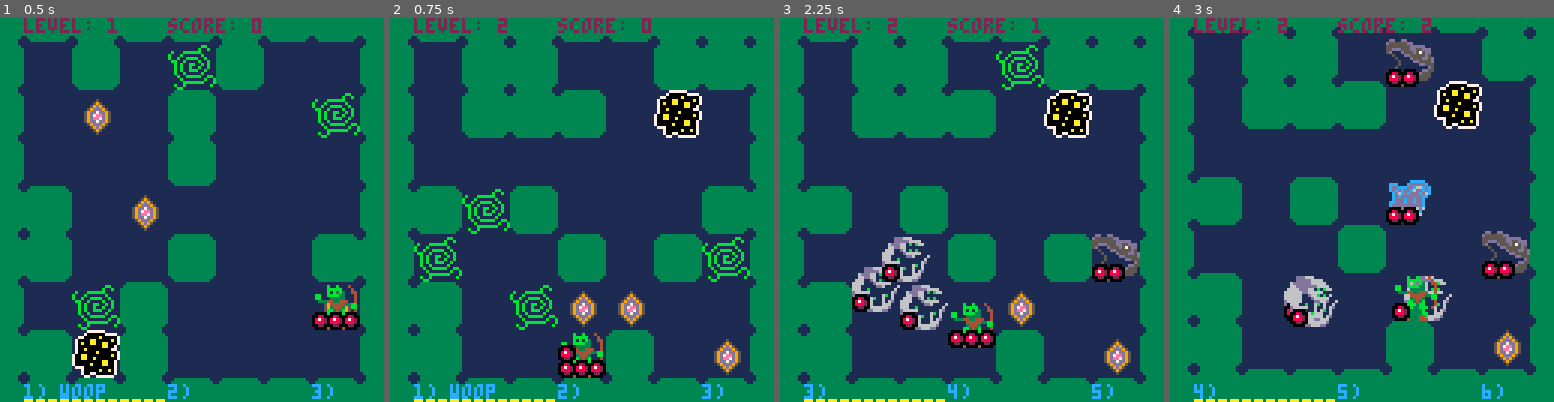
Above: before the commit, frames 1-4 (left to right).
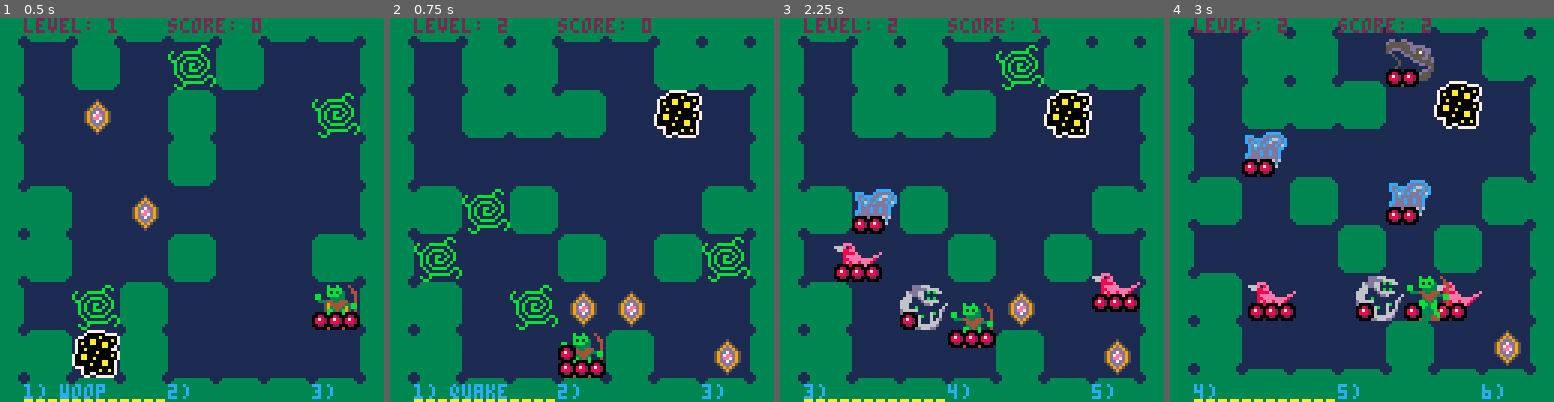
Above: after the commit, the same moments.

Repository: Ryan1729/broughlike-tutorial-ports
Game: PICO-8 cartridge pico8/broughlike-tutorial.p8
Two runs of this game, one before a commit and one after it. Both use one fixed random seed, a clock stepped at 60 frames per second and the inputs below.
Inputs:
- Up to frame 1 (0.5 s): tap X (X key) at 0.33 s
- Up to frame 2 (0.75 s): tap O (Z key) at 0.7 s
- Up to frame 3 (2.25 s): tap X (X key) at 1.07, 1.85 s; hold Right 1.6-2.1 s; tap O (Z key) at 1.7, 2.1 s; hold Up from 2.15 s (still down)
- Up to frame 4 (3 s): release Up at 2.42 s; hold Right from 2.47 s (still down); tap O (Z key) at 2.5, 2.9 s; tap X (X key) at 2.97 s

Frame 1 is identical in both runs. In frame 2, 0.2% of the frame differs, in the area x 15-31%, y 95-100%; in frame 3, 6.5%; in frame 4, 9.4%, in the area x 18-94%, y 29-81%.

Commit message:
add mulligan

Diff:
--- a/pico8/broughlike-tutorial.p8
+++ b/pico8/broughlike-tutorial.p8
@@ -59,7 +59,7 @@
     game_state = "running"
 end
 
-function start_level(player_hp)
+function start_level(player_hp, player_spells)
     spawn_rate = 15;
     spawn_counter = spawn_rate
 
@@ -67,6 +67,10 @@
 
     player = player_class:new(random_passable_tile())
     player.hp = player_hp
+
+    if(player_spells ~= nil) then
+        player.spells = player_spells
+    end
 
     random_passable_tile():replace(exit)
 end
@@ -833,6 +837,9 @@
             monsters[i]:move(random_passable_tile())
             monsters[i].teleport_counter = 2;
         end
+    end,
+    mulligan = function()
+        start_level(1, player.spells);
     end
 }
 
